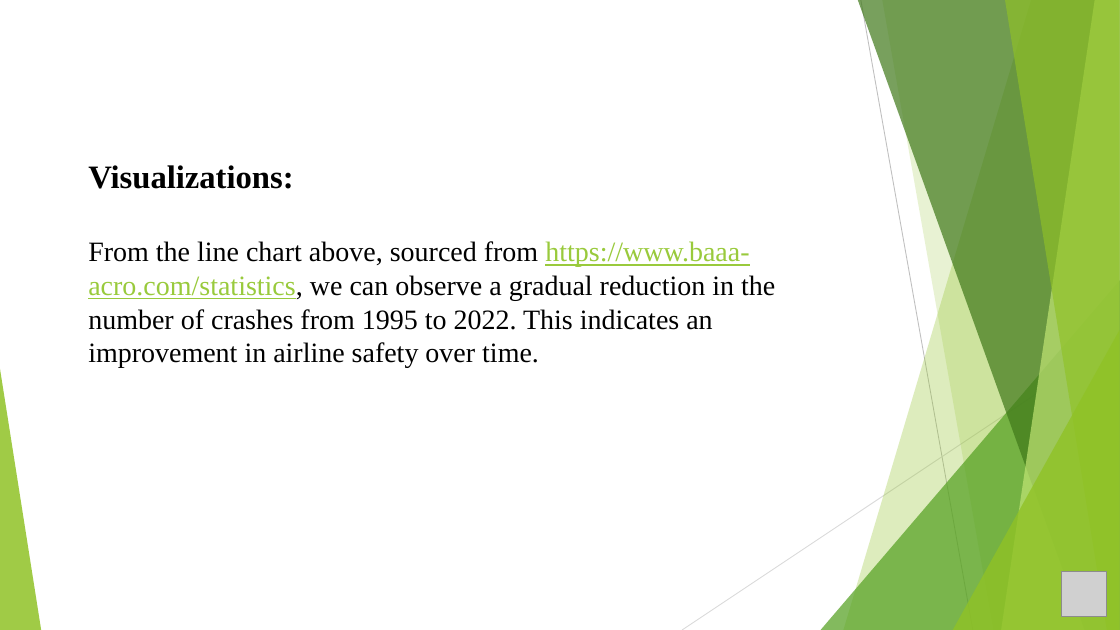
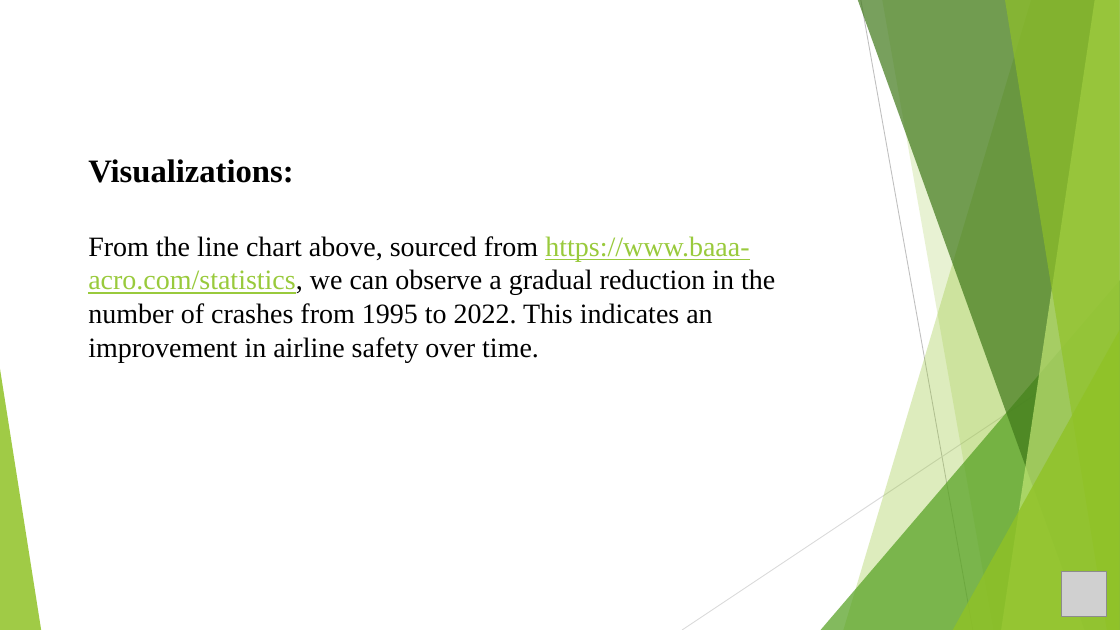
Before and after one commit to nbagam/DSC640, a slide deck: slide 6 of DSC640_NAVEEN_BAGAM_Week5&6_Presentation.pptx. Drawn at 1120x630 pixels with LibreOffice and Linux fonts; fonts in the diff are those of the drawing; grey boxes stand for pictures. Boxes give left, top, right and bottom in pixels: in the first picture for what was removed or moved away, otherwise in the second. Text is boxed around its words. In the diff, an @@ line names an element or a change of style, - is before the commit and + after.

```diff
--- a/DSC640_NAVEEN_BAGAM_Week5&6_Presentation.pptx
+++ b/DSC640_NAVEEN_BAGAM_Week5&6_Presentation.pptx
@@ title "Visualizations: From the line chart ...": place and size @@
-title "Visualizations: From the line chart ..." at (88, 165, 775, 368)
+title "Visualizations: From the line chart ..." at (88, 159, 775, 362)
```
Also in this commit, not shown: 1 other slide changed, 1 slide removed.
